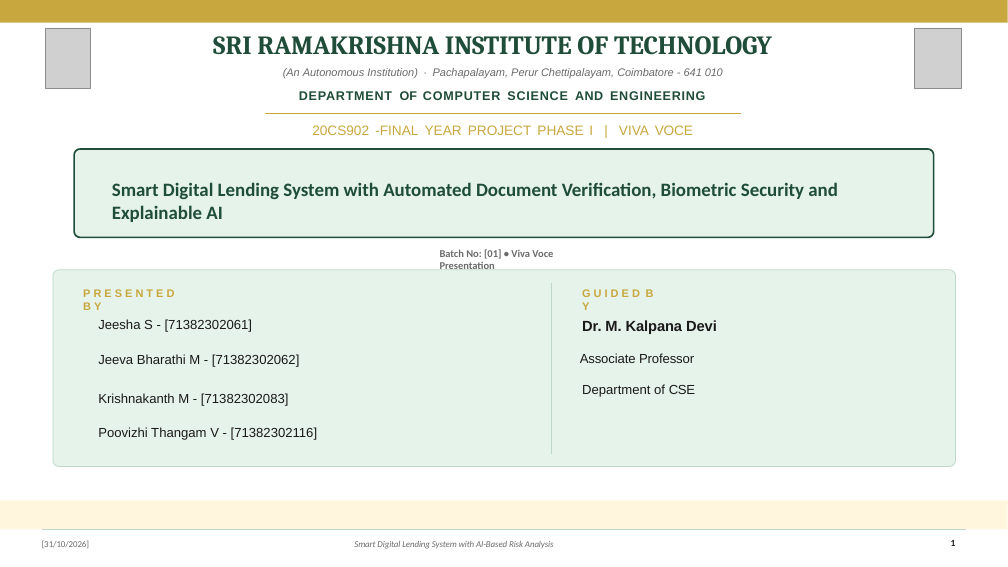
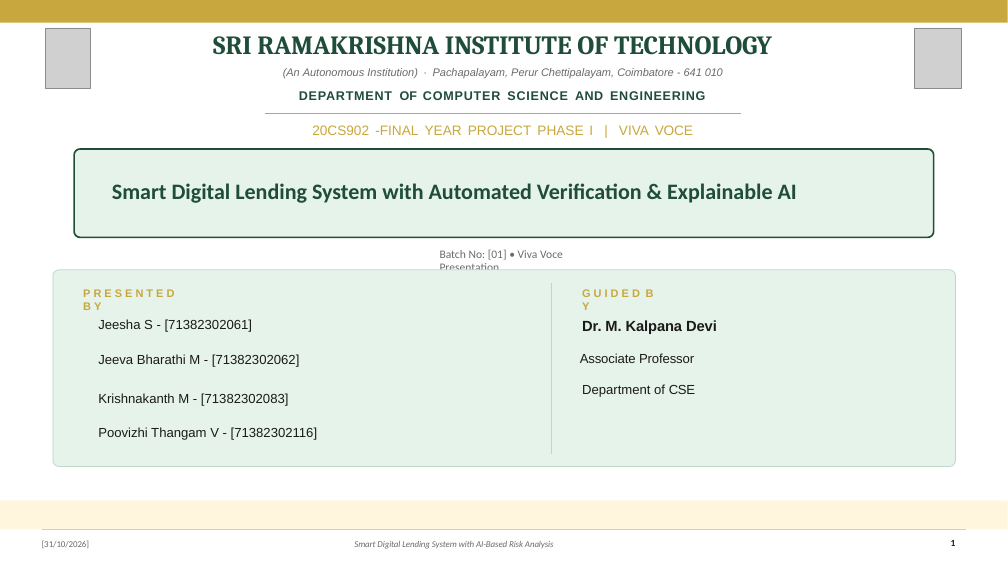
Before and after one commit to jeevabharathi44/loan-eligibility-ai, a slide deck: slide 1 of Smart_Digital_Lending_System_Viva_Presentation.pptx. Drawn at 1008x567 pixels with LibreOffice and Linux fonts; fonts in the diff are those of the drawing; grey boxes stand for pictures. Boxes give left, top, right and bottom in pixels: in the first picture for what was removed or moved away, otherwise in the second. Text is boxed around its words. In the diff, an @@ line names an element or a change of style, - is before the commit and + after.

Commit message:
feat(deploy): full project deployment with template-matched PPTX, unified SPA serving, lockfile tracking, and automated zip builder

```diff
--- a/Smart_Digital_Lending_System_Viva_Presentation.pptx
+++ b/Smart_Digital_Lending_System_Viva_Presentation.pptx
@@ text at [112, 183, 797, 203]: text changed; size 18 to 21 pt @@
-Smart Digital Lending System with Automated Document Verification, Biometric Security and Explainable AI
+Smart Digital Lending System with Automated Verification & Explainable AI
@@ text "Batch No: [01] • Viva ..." at [440, 249, 563, 270]: size 10 to 11 pt, bold off @@
```
Also in this commit, not shown: 15 other slides changed, 7 other files.
